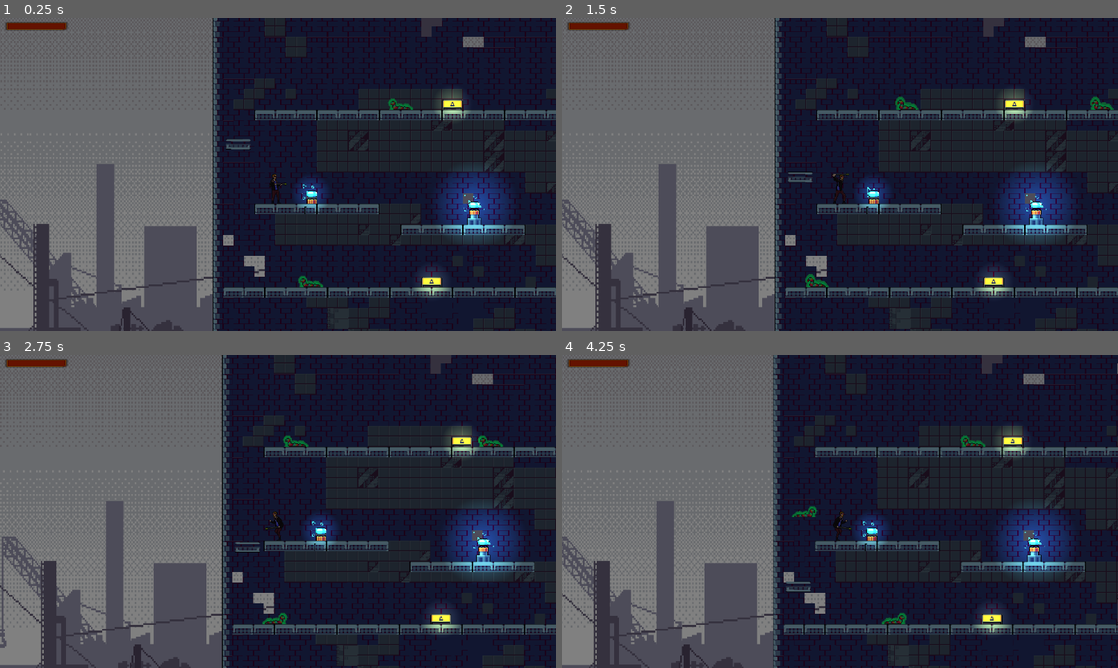
Above: before the commit, frames 1-4 (two rows, left to right).
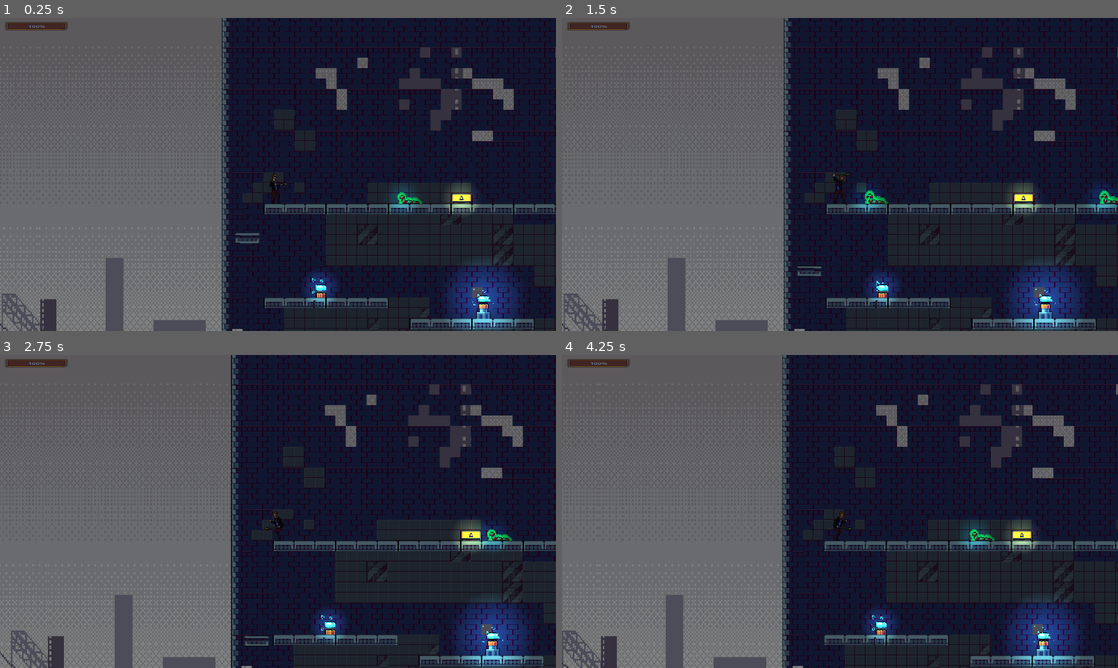
Above: after the commit, the same moments.

Repository: OONstudio/firstOON
Game: Godot game, scene res://escenas/niveles/TowerStation/level_1_1.tscn
Same seed, same stepped clock (60 frames per second), same inputs: the game is played once before the commit and once after it.
Inputs:
- Up to frame 1 (0.25 s): no input
- Up to frame 2 (1.5 s): tap Enter (ui_accept) at 0.5, 0.6, 0.77, 1.07 s; hold Right (ui_right) from 0.53 s (still down); tap Alt (atacar2) at 1.35 s
- Up to frame 3 (2.75 s): tap Enter (ui_accept) at 1.52, 1.55, 1.82, 2.1 s; release Right (ui_right) at 2.03 s; hold Left (ui_left) from 2.03 s (still down)
- Up to frame 4 (4.25 s): release Left (ui_left) at 2.78 s; hold Right (ui_right) from 2.78 s (still down); tap Alt (atacar2) at 2.85 s; tap Enter (ui_accept) at 3.02, 3.05, 3.32, 3.6, 3.77, 4.07 s

The runs differ from the first frame. In frame 1, 30% of the frame differs, in the area x 0-100%, y 0-100%; in frame 2, 30%; in frame 3, 29%; in frame 4, 30%.
Error before the commit: Parse Error: Expected indented block after "if" block. (res://escenas/enemigos-LVL-1/zombie.gd:8)

Commit message:
sound and potions

Diff:
--- a/escenas/barra de vida/progress_bar.tscn
+++ b/escenas/barra de vida/progress_bar.tscn
@@ -20,7 +20,7 @@
 shadow_size = 6
 
 [sub_resource type="StyleBoxFlat" id="StyleBoxFlat_qdofi"]
-bg_color = Color(0.392157, 0.0705882, 0, 1)
+bg_color = Color(0.294118, 0.168627, 0.160784, 0.866667)
 corner_radius_top_left = 1
 corner_radius_top_right = 1
 corner_radius_bottom_right = 1
@@ -35,7 +35,8 @@
 offset_right = 145.0
 offset_bottom = 40.0
 scale = Vector2(1, 0.52)
-theme_override_colors/font_color = Color(0, 0, 0, 0)
+theme_override_colors/font_color = Color(0.466667, 0.717647, 0.890196, 0.670588)
+theme_override_font_sizes/font_size = 15
 theme_override_styles/background = SubResource("StyleBoxFlat_t4twl")
 theme_override_styles/fill = SubResource("StyleBoxFlat_qdofi")
 value = 100.0
--- a/escenas/enemigos-LVL-1/enemy.tscn
+++ b/escenas/enemigos-LVL-1/enemy.tscn
@@ -1,11 +1,39 @@
-[gd_scene load_steps=32 format=3 uid="uid://f7ogai0xsnhd"]
-
-[ext_resource type="Script" path="res://escenas/enemigos-LVL-1/zombie.gd" id="1_bey4a"]
+[gd_scene load_steps=32 format=3 uid="uid://dhtpdbk3nfefe"]
+
 [ext_resource type="Texture2D" uid="uid://dogvrojad5bvl" path="res://allSprite/principales/Wild Zombie/Attack_1.png" id="2_q1w57"]
 [ext_resource type="Texture2D" uid="uid://3g2vgdlgp1dn" path="res://allSprite/principales/Wild Zombie/Dead.png" id="3_jq3th"]
 [ext_resource type="Texture2D" uid="uid://b8p6ngbonj716" path="res://allSprite/principales/Wild Zombie/Jump.png" id="4_ne4el"]
 [ext_resource type="Texture2D" uid="uid://c7ofbd8tqp3ll" path="res://allSprite/principales/Wild Zombie/Run.png" id="5_lm8ac"]
 
+[sub_resource type="GDScript" id="GDScript_qos23"]
+script/source = "func _process(delta):
+	velocity.y += gravity * delta
+	velocity = move_and_slide(velocity, Vector2(0, -1))
+
+	if is_on_floor() and randf() < 0.01 and not is_attacking:
+		jump()
+
+	if is_attacking:
+		# Lógica de ataque aquí
+
+func jump():
+	velocity.y = jump_force
+
+func _on_Area2D_body_entered(body):
+	if body.is_in_group(\"player\"):
+		is_attacking = true
+
+func _on_Area2D_body_exited(body):
+	if body.is_in_group(\"player\"):
+		is_attacking = false
+
+func _on_RayCast2D_body_entered(body):
+	# Detecta precipicios y gira enemigo
+	if body.is_in_group(\"ground\"):
+		velocity.x *= -1
+
+"
+
 [sub_resource type="AtlasTexture" id="AtlasTexture_dk4ru"]
 atlas = ExtResource("2_q1w57")
 region = Rect2(0, 0, 96, 96)
@@ -197,7 +225,7 @@
 size = Vector2(19, 27)
 
 [node name="enemy" type="CharacterBody2D"]
-script = ExtResource("1_bey4a")
+script = SubResource("GDScript_qos23")
 
 [node name="AnimatedSprite2D" type="AnimatedSprite2D" parent="."]
 texture_filter = 1
--- a/escenas/enemigos-LVL-1/snake.gd
+++ b/escenas/enemigos-LVL-1/snake.gd
@@ -47,6 +47,12 @@
 		else:
 			perseguir = false
 
+func _on_damage_body_entered(body):
+	if body.is_in_group("player"):
+		body.hit()
+		$AnimatedSnake.play("attack")
+
+
 func death():
 	print("el enemigo esta muriendo")
 	set_physics_process(false)
--- a/escenas/enemigos-LVL-1/snake.tscn
+++ b/escenas/enemigos-LVL-1/snake.tscn
@@ -206,6 +206,21 @@
 [sub_resource type="RectangleShape2D" id="RectangleShape2D_i1ach"]
 size = Vector2(21, 14)
 
+[sub_resource type="RectangleShape2D" id="RectangleShape2D_2ku4u"]
+size = Vector2(36, 14)
+
+[sub_resource type="Gradient" id="Gradient_fed75"]
+interpolation_color_space = 2
+offsets = PackedFloat32Array(0.344828, 0.853448)
+colors = PackedColorArray(0.015625, 0.914063, 0.410156, 1, 0, 0, 0, 1)
+
+[sub_resource type="GradientTexture2D" id="GradientTexture2D_7r7vg"]
+gradient = SubResource("Gradient_fed75")
+use_hdr = true
+fill = 1
+fill_from = Vector2(0.472393, 0.43865)
+fill_to = Vector2(0.883436, 0.904908)
+
 [node name="snake" type="CharacterBody2D" groups=["enemie"]]
 position = Vector2(-29, -3)
 script = ExtResource("1_nks2r")
@@ -215,17 +230,37 @@
 position = Vector2(-2, -37)
 sprite_frames = SubResource("SpriteFrames_g5dyi")
 animation = &"attack"
-frame = 3
-frame_progress = 0.0132275
+frame = 5
+frame_progress = 1.0
 
 [node name="CollisionSnake" type="CollisionShape2D" parent="."]
+visible = false
 position = Vector2(-4, 20)
 shape = SubResource("RectangleShape2D_i1ach")
 
 [node name="right" type="RayCast2D" parent="."]
+visible = false
 position = Vector2(9, 18)
 target_position = Vector2(150, 0)
 
 [node name="left" type="RayCast2D" parent="."]
+visible = false
 position = Vector2(-17, 18)
 target_position = Vector2(-150, 0)
+
+[node name="damage" type="Area2D" parent="."]
+visible = false
+
+[node name="CollisionShape2D" type="CollisionShape2D" parent="damage"]
+position = Vector2(-6, 20)
+shape = SubResource("RectangleShape2D_2ku4u")
+
+[node name="PointLight2D" type="PointLight2D" parent="."]
+position = Vector2(-14, 23)
+color = Color(0.945098, 0.133333, 0.290196, 1)
+energy = 3.48
+shadow_enabled = true
+shadow_color = Color(0.496094, 0.09375, 0.210938, 1)
+texture = SubResource("GradientTexture2D_7r7vg")
+
+[connection signal="body_entered" from="damage" to="." method="_on_damage_body_entered"]
--- a/escenas/enemigos-LVL-1/trap.gd
+++ b/escenas/enemigos-LVL-1/trap.gd
@@ -20,5 +20,6 @@
 	get_parent().add_child(newbullet)
 
 
+
 func _on_timer_timeout():
 	canshoot = true
--- a/escenas/enemigos-LVL-1/trap.tscn
+++ b/escenas/enemigos-LVL-1/trap.tscn
@@ -90,4 +90,7 @@
 [node name="Timer" type="Timer" parent="."]
 wait_time = 2.0
 
+[node name="laser" type="AudioStreamPlayer" parent="."]
+autoplay = true
+
 [connection signal="timeout" from="Timer" to="." method="_on_timer_timeout"]
--- a/escenas/enemigos-LVL-1/trapShoot.gd
+++ b/escenas/enemigos-LVL-1/trapShoot.gd
@@ -3,6 +3,8 @@
 func _process(delta):
 	position.x -=1
 	$AnimatedSprite2D.play("trapShoot")
+	$laser.play()
+
 
 
 func _on_body_entered(body):
--- a/escenas/enemigos-LVL-1/trapShoot.tscn
+++ b/escenas/enemigos-LVL-1/trapShoot.tscn
@@ -1,7 +1,8 @@
-[gd_scene load_steps=12 format=3 uid="uid://udlsjvsayxlr"]
+[gd_scene load_steps=13 format=3 uid="uid://udlsjvsayxlr"]
 
 [ext_resource type="Texture2D" uid="uid://cay2yp303hpco" path="res://Assets/personajes/enemigos/trap shoot/shoot.png" id="1_q0b2f"]
 [ext_resource type="Script" path="res://escenas/enemigos-LVL-1/trapShoot.gd" id="1_quroe"]
+[ext_resource type="AudioStream" uid="uid://cbqlo36jtrfbr" path="res://Sounds/enemigos/torre1/trap.wav" id="3_5mggs"]
 
 [sub_resource type="AtlasTexture" id="AtlasTexture_dmx46"]
 atlas = ExtResource("1_q0b2f")
@@ -57,7 +58,7 @@
 gradient = SubResource("Gradient_xetmi")
 fill = 1
 fill_from = Vector2(0.515337, 0.493865)
-fill_to = Vector2(1, 0.0214724)
+fill_to = Vector2(1, 0.0153374)
 
 [node name="Area2D" type="Area2D"]
 script = ExtResource("1_quroe")
@@ -81,4 +82,9 @@
 texture = SubResource("GradientTexture2D_4obe5")
 texture_scale = 0.8
 
+[node name="laser" type="AudioStreamPlayer" parent="."]
+stream = ExtResource("3_5mggs")
+volume_db = -41.349
+autoplay = true
+
 [connection signal="body_entered" from="." to="." method="_on_body_entered"]
--- a/escenas/enemigos-LVL-1/zombie.gd
+++ /dev/null
@@ -1,25 +0,0 @@
-func _process(delta):
-	velocity.y += gravity * delta
-	velocity = move_and_slide(velocity, Vector2(0, -1))
-
-	if is_on_floor() and randf() < 0.01 and not is_attacking:
-		jump()
-
-	if is_attacking:
-		# Lógica de ataque aquí
-
-func jump():
-	velocity.y = jump_force
-
-func _on_Area2D_body_entered(body):
-	if body.is_in_group("player"):
-		is_attacking = true
-
-func _on_Area2D_body_exited(body):
-	if body.is_in_group("player"):
-		is_attacking = false
-
-func _on_RayCast2D_body_entered(body):
-	# Detecta precipicios y gira enemigo
-	if body.is_in_group("ground"):
-		velocity.x *= -1
--- a/escenas/niveles/TowerStation/level_1_1.tscn
+++ b/escenas/niveles/TowerStation/level_1_1.tscn
@@ -1,15 +1,24 @@
-[gd_scene load_steps=8 format=3 uid="uid://cirdb5ac3n4nl"]
+[gd_scene load_steps=10 format=3 uid="uid://cirdb5ac3n4nl"]
 
+[ext_resource type="AudioStream" uid="uid://c12bnvsw7esex" path="res://Sounds/niveles/torre1nivel1.wav" id="1_gkn2s"]
 [ext_resource type="PackedScene" uid="uid://ctlbxfe1pgga3" path="res://escenas/niveles/TowerStation/tile_map.tscn" id="1_jmyqc"]
 [ext_resource type="PackedScene" uid="uid://bc0d7dudkr4a4" path="res://escenas/enemigos-LVL-1/snake.tscn" id="3_ir0gx"]
 [ext_resource type="PackedScene" uid="uid://cvgjd54v0lbvp" path="res://escenas/niveles/TowerStation/parallax_background.tscn" id="4_b0a2g"]
 [ext_resource type="PackedScene" uid="uid://cirykxmonhjg7" path="res://escenas/enemigos-LVL-1/trap.tscn" id="5_rabdp"]
-[ext_resource type="PackedScene" uid="uid://f7ogai0xsnhd" path="res://escenas/enemigos-LVL-1/enemy.tscn" id="6_m84fv"]
 [ext_resource type="PackedScene" uid="uid://blmqa0nyqs74t" path="res://escenas/barra de vida/progress_bar.tscn" id="7_uuxmy"]
 [ext_resource type="PackedScene" uid="uid://dviqo8d6y2vrs" path="res://escenas/personaje joe P/joe_p.tscn" id="7_xkefu"]
+[ext_resource type="PackedScene" uid="uid://ckm0w1k50kdyf" path="res://escenas/potionsUP/power_up_life.tscn" id="8_ocyju"]
+[ext_resource type="PackedScene" uid="uid://bagha2673pphj" path="res://escenas/potionsUP/power_up_life_minor.tscn" id="9_0nbdu"]
 
 [node name="level 1-1" type="Node2D"]
 position = Vector2(6, -1)
+
+[node name="AudioStreamPlayer2D" type="AudioStreamPlayer2D" parent="."]
+position = Vector2(600, 11)
+stream = ExtResource("1_gkn2s")
+volume_db = -27.566
+autoplay = true
+max_distance = 700.0
 
 [node name="CanvasLayer" type="CanvasLayer" parent="."]
 
@@ -39,8 +48,11 @@
 [node name="snake4" parent="." instance=ExtResource("3_ir0gx")]
 position = Vector2(308, 350)
 
-[node name="enemy" parent="." instance=ExtResource("6_m84fv")]
-position = Vector2(698, 552)
+[node name="joe_p" parent="." instance=ExtResource("7_xkefu")]
+position = Vector2(222, 57)
 
-[node name="joe_p" parent="." instance=ExtResource("7_xkefu")]
-position = Vector2(236, 200)
+[node name="PowerUpLife" parent="." instance=ExtResource("8_ocyju")]
+position = Vector2(960, 70)
+
+[node name="PowerUpLifeMinor" parent="." instance=ExtResource("9_0nbdu")]
+position = Vector2(773, 61)
--- a/escenas/personaje joe P/joe_p.gd
+++ b/escenas/personaje joe P/joe_p.gd
@@ -32,6 +32,7 @@
 
 		if is_on_floor():
 			if  Input.is_action_just_pressed("ui_up"):
+				$jump.play()
 				velocity.y = -salto
 		else:
 			if Input.is_action_just_released("ui_up"):
@@ -44,6 +45,7 @@
 
 func _input(event):
 	if Input.is_action_just_pressed("ui_accept") and !hitplayer:
+		$attack1.play()
 		set_physics_process(false)
 		$animacionesJP.play("attack2")
 		$Area2D/CollisionShape2D.disabled= false
@@ -80,6 +82,7 @@
 		velocity = Vector2 (100,-100)
 
 	$animacionesJP.play("hurt")
+	$hurt.play()
 	await $animacionesJP.animation_finished
 	velocity = Vector2.ZERO
 	hitplayer= false
@@ -89,6 +92,8 @@
 func dead():
 	set_physics_process(false)
 	$animacionesJP.play("dead")
+	$deadvoice.play()
+	$dead.play()
 	await $animacionesJP.animation_finished
 	queue_free()
 
--- a/escenas/personaje joe P/joe_p.tscn
+++ b/escenas/personaje joe P/joe_p.tscn
@@ -9,6 +9,11 @@
 [ext_resource type="Texture2D" uid="uid://bfelafpfgrcni" path="res://Assets/personajes/principales/Joe P/Jump.png" id="6_4cva6"]
 [ext_resource type="Texture2D" uid="uid://chgyf2p0mr73f" path="res://Assets/personajes/principales/Joe P/Run.png" id="7_wr0hb"]
 [ext_resource type="Texture2D" uid="uid://bjm27sagtgrs1" path="res://Assets/personajes/principales/Joe P/Walk.png" id="8_k2nh5"]
+[ext_resource type="AudioStream" uid="uid://cra0p32a5ar2f" path="res://Sounds/joep/Attack.wav" id="10_k8ax3"]
+[ext_resource type="AudioStream" uid="uid://t27qifgeyufy" path="res://Sounds/joep/jump.wav" id="11_tgl8e"]
+[ext_resource type="AudioStream" uid="uid://bf7qpc8pg77wp" path="res://Sounds/joep/joep-death.mp3" id="12_1pvdy"]
+[ext_resource type="AudioStream" uid="uid://1mukdo2pgj6n" path="res://Sounds/joep/joeP-hurt.wav" id="12_a5rrs"]
+[ext_resource type="AudioStream" uid="uid://sld0qmgyh86e" path="res://Sounds/joep/death-personajes.mp3" id="14_lfkiv"]
 
 [sub_resource type="AtlasTexture" id="AtlasTexture_q2ghp"]
 atlas = ExtResource("1_e0lmm")
@@ -243,7 +248,7 @@
 }],
 "loop": false,
 "name": &"dead",
-"speed": 5.0
+"speed": 3.0
 }, {
 "frames": [{
 "duration": 1.0,
@@ -375,6 +380,8 @@
 scale = Vector2(0.7, 0.7)
 sprite_frames = SubResource("SpriteFrames_exaqx")
 animation = &"dead"
+frame = 3
+frame_progress = 1.0
 
 [node name="CollisionJP" type="CollisionShape2D" parent="."]
 position = Vector2(1, 21)
@@ -393,4 +400,24 @@
 position = Vector2(31.5, 22)
 shape = SubResource("RectangleShape2D_j7pgf")
 
+[node name="attack1" type="AudioStreamPlayer2D" parent="."]
+stream = ExtResource("10_k8ax3")
+volume_db = -12.53
+
+[node name="attack2" type="AudioStreamPlayer2D" parent="."]
+
+[node name="jump" type="AudioStreamPlayer2D" parent="."]
+stream = ExtResource("11_tgl8e")
+volume_db = -13.783
+
+[node name="dead" type="AudioStreamPlayer2D" parent="."]
+stream = ExtResource("12_1pvdy")
+
+[node name="hurt" type="AudioStreamPlayer2D" parent="."]
+stream = ExtResource("12_a5rrs")
+volume_db = -8.771
+
+[node name="deadvoice" type="AudioStreamPlayer" parent="."]
+stream = ExtResource("14_lfkiv")
+
 [connection signal="body_entered" from="Area2D" to="." method="_on_area_2d_body_entered"]
--- /dev/null
+++ b/escenas/potionsUP/PowerUpLifeMinor.gd
@@ -0,0 +1,11 @@
+extends Area2D
+
+var extralife: int =20
+
+
+
+func _on_body_entered(body):
+	if body.is_in_group("player"):
+		get_tree().get_nodes_in_group("barravida")[0].value += extralife
+
+	queue_free()
--- /dev/null
+++ b/escenas/potionsUP/power_up_life.gd
@@ -0,0 +1,11 @@
+extends Area2D
+
+var extralife: int =50
+
+
+
+func _on_body_entered(body):
+	if body.is_in_group("player"):
+		get_tree().get_nodes_in_group("barravida")[0].value += extralife
+
+	queue_free()
--- /dev/null
+++ b/escenas/potionsUP/power_up_life.tscn
@@ -0,0 +1,22 @@
+[gd_scene load_steps=4 format=3 uid="uid://ckm0w1k50kdyf"]
+
+[ext_resource type="Texture2D" uid="uid://f81rstkjafmg" path="res://Assets/potion/Icon45.png" id="1_b154o"]
+[ext_resource type="Script" path="res://escenas/potionsUP/power_up_life.gd" id="1_fkmtr"]
+
+[sub_resource type="CircleShape2D" id="CircleShape2D_1ve4t"]
+radius = 6.0
+
+[node name="PowerUpLife" type="Area2D"]
+script = ExtResource("1_fkmtr")
+
+[node name="Sprite2D" type="Sprite2D" parent="."]
+position = Vector2(-1.25, -2.75)
+scale = Vector2(0.5, 0.5)
+texture = ExtResource("1_b154o")
+
+[node name="CollisionShape2D" type="CollisionShape2D" parent="."]
+position = Vector2(-1, -2)
+scale = Vector2(0.7, 0.7)
+shape = SubResource("CircleShape2D_1ve4t")
+
+[connection signal="body_entered" from="." to="." method="_on_body_entered"]
--- /dev/null
+++ b/escenas/potionsUP/power_up_life_minor.tscn
@@ -0,0 +1,19 @@
+[gd_scene load_steps=4 format=3 uid="uid://bagha2673pphj"]
+
+[ext_resource type="Script" path="res://escenas/potionsUP/PowerUpLifeMinor.gd" id="1_pkoqh"]
+[ext_resource type="Texture2D" uid="uid://blt7i1esgktsj" path="res://Assets/potion/Icon1.png" id="2_o7e17"]
+
+[sub_resource type="CircleShape2D" id="CircleShape2D_ed3kw"]
+
+[node name="PowerUpLifeMinor" type="Area2D"]
+script = ExtResource("1_pkoqh")
+
+[node name="Sprite2D" type="Sprite2D" parent="."]
+scale = Vector2(0.6, 0.6)
+texture = ExtResource("2_o7e17")
+
+[node name="CollisionShape2D" type="CollisionShape2D" parent="."]
+scale = Vector2(0.5, 0.5)
+shape = SubResource("CircleShape2D_ed3kw")
+
+[connection signal="body_entered" from="." to="." method="_on_body_entered"]
--- a/project.godot
+++ b/project.godot
@@ -19,6 +19,10 @@
 
 window/size/viewport_width=1280
 window/size/viewport_height=720
+
+[dotnet]
+
+project/assembly_name="Oon.studio-FirstGame"
 
 [input]
 
Binary file added: Assets/potion/Icon1.png
Not shown, added: Assets/potion/Icon1.png.import
Not shown, added: Assets/potion/Icon26.png.import
Binary file added: Assets/potion/Icon45.png
Not shown, added: Assets/potion/Icon45.png.import
Not shown, added: Sounds/enemigos/torre1/trap.wav.import
Not shown, added: Sounds/joep/474651__nox_sound__voice_male_attack_mono.wav.import
Not shown, added: Sounds/joep/Attack.wav.import
Not shown, added: Sounds/joep/death-personajes.mp3.import
Not shown, added: Sounds/joep/joeP-hurt.wav.import
Not shown, added: Sounds/joep/joep-death.mp3.import
Not shown, added: Sounds/joep/jump.wav.import
(and 11 more such lines)
